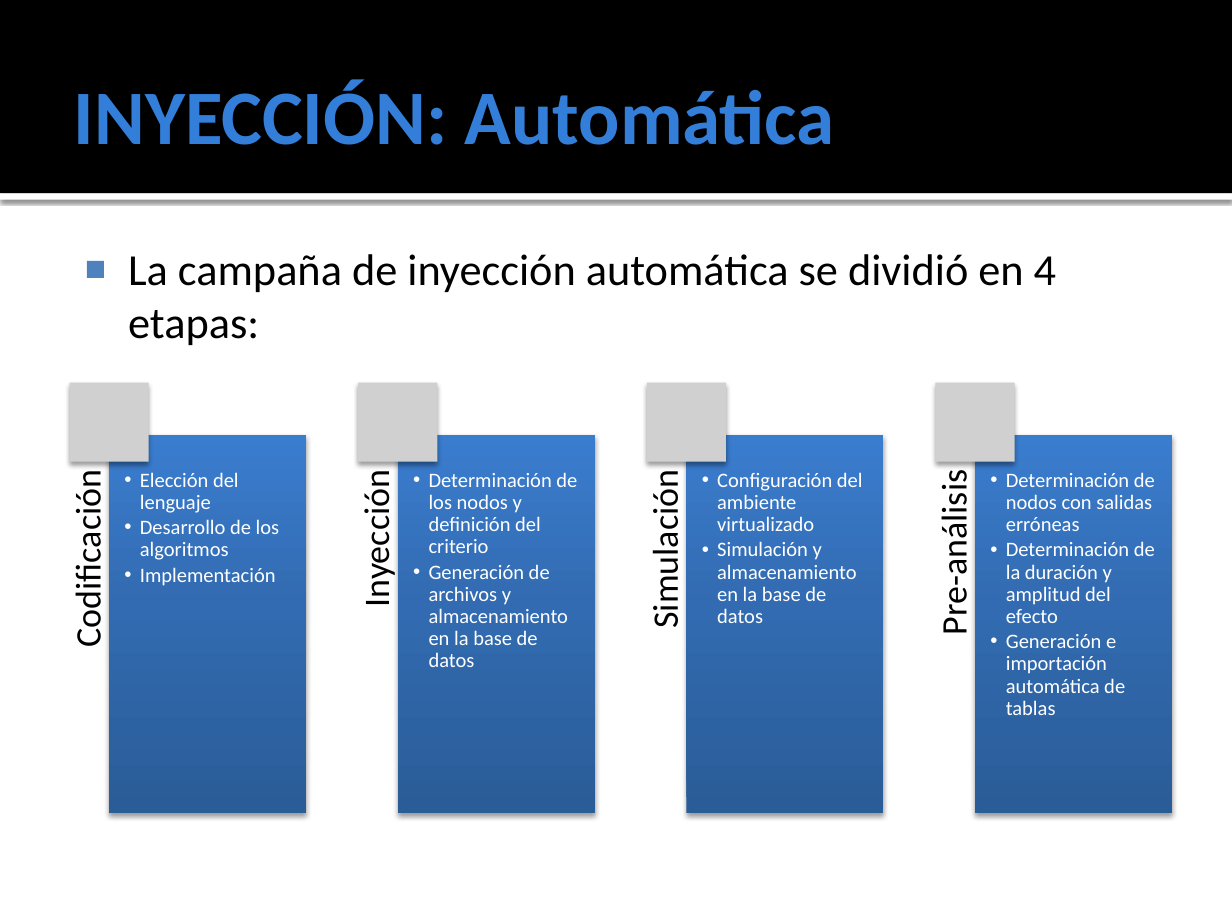
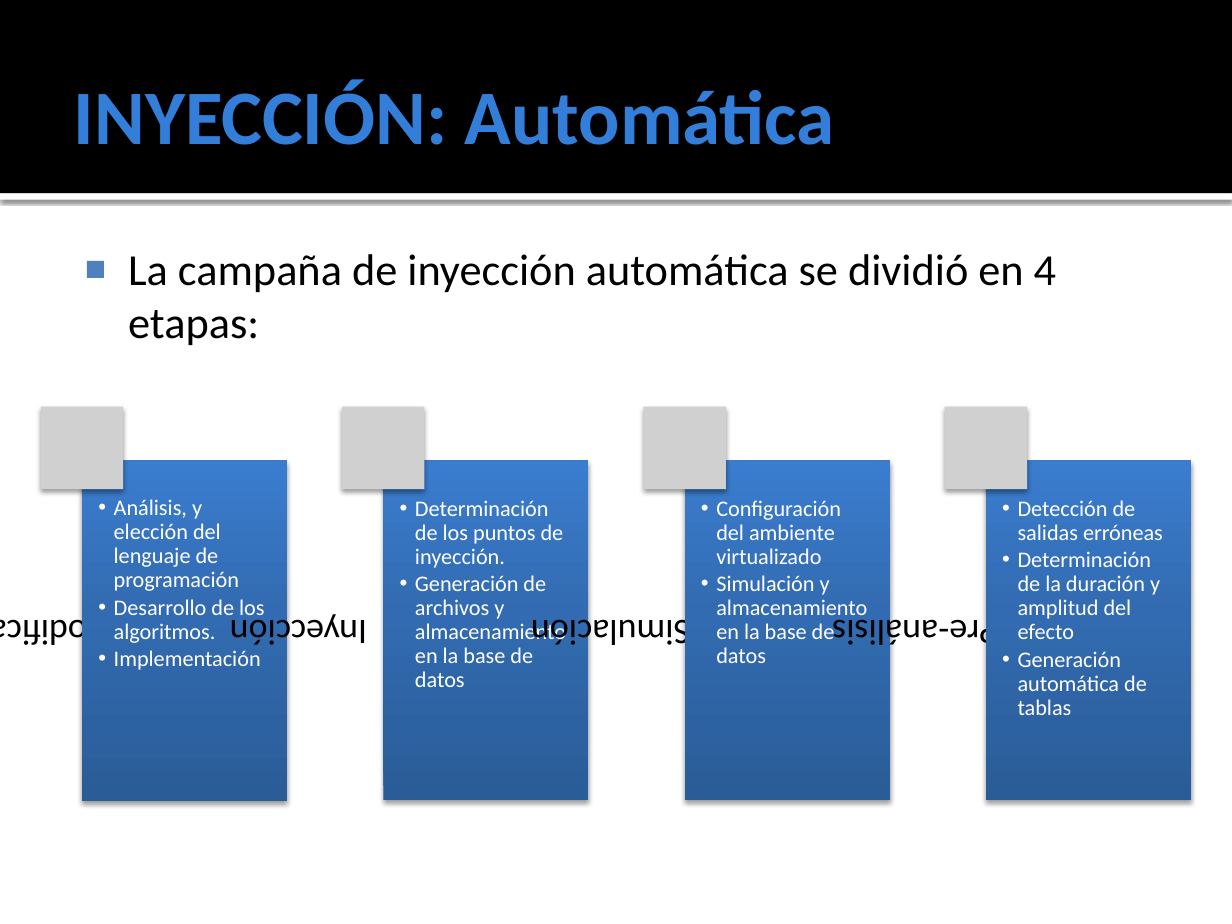
Before and after one commit to ginotkj/fiocs, a slide deck: slide 8 of Documentation/Documentacion/PRESENTACION_FACU.pptx. Drawn at 1232x924 pixels with LibreOffice and Linux fonts; fonts in the diff are those of the drawing; grey boxes stand for pictures. Boxes give left, top, right and bottom in pixels: in the first picture for what was removed or moved away, otherwise in the second. Text is boxed around its words. In the diff, an @@ line names an element or a change of style, - is before the commit and + after.

```diff
--- a/Documentation/Documentacion/PRESENTACION_FACU.pptx
+++ b/Documentation/Documentacion/PRESENTACION_FACU.pptx
@@ picture removed at [69, 382, 148, 461] @@
@@ picture removed at [359, 382, 437, 461] @@
@@ picture removed at [647, 382, 726, 461] @@
@@ picture added at [41, 407, 123, 489] @@
@@ picture added at [342, 407, 425, 489] @@
@@ picture added at [643, 407, 726, 489] @@
@@ picture: place and size @@
-picture at [935, 382, 1014, 461]
+picture at [945, 407, 1027, 489]
@@ text "Análisis, y elección del lenguaje ...": place and size @@
-text "Análisis, y elección del lenguaje ..." at [140, 472, 280, 586]
+text "Análisis, y elección del lenguaje ..." at [114, 499, 264, 670]
@@ rectangle: place and size @@
-rectangle at [110, 435, 307, 813]
+rectangle at [83, 460, 288, 801]
@@ text "Determinación de los puntos de ...": place and size @@
-text "Determinación de los puntos de ..." at [429, 472, 577, 667]
+text "Determinación de los puntos de ..." at [415, 500, 566, 687]
@@ rectangle: place and size @@
-rectangle at [398, 435, 595, 813]
+rectangle at [383, 461, 589, 801]
@@ text "Configuración del ambiente virtualizado": place and size @@
-text "Configuración del ambiente virtualizado" at [717, 472, 863, 623]
+text "Configuración del ambiente virtualizado" at [716, 500, 867, 663]
@@ text "Configuración del ambiente virtualizado" at [716, 500, 867, 663]: size 12 to 13 pt @@
@@ rectangle: place and size @@
-rectangle at [686, 435, 883, 813]
+rectangle at [685, 461, 891, 801]
@@ text "Detección de salidas erróneas": place and size @@
-text "Detección de salidas erróneas" at [1006, 472, 1155, 715]
+text "Detección de salidas erróneas" at [1018, 500, 1163, 715]
@@ rectangle: place and size @@
-rectangle at [975, 435, 1172, 813]
+rectangle at [986, 461, 1191, 801]
@@ text at [114, 499, 264, 643]: text changed; size 12 to 13 pt @@
-  •• Elección del lenguaje
-  •• Desarrollo de los algoritmos
+  •• Análisis, y elección del lenguaje de programación
+  •• Desarrollo de los algoritmos.
@@ text at [415, 500, 564, 568]: text changed; size 12 to 13 pt @@
-  •• Determinación de los nodos y definición del criterio
+  •• Determinación de los puntos de inyección.
@@ text at [1018, 500, 1163, 540]: text changed; size 12 to 13 pt @@
-  •• Determinación de nodos con salidas erróneas
+  •• Detección de salidas erróneas
@@ text at [1018, 551, 1160, 639]: size 12 to 13 pt in "Determinación de la duración y amplitud del ..." @@
@@ text at [415, 575, 566, 687]: size 12 to 13 pt in "Generación de archivos y almacenamiento en la ..." @@
@@ text "Codificación": place and size @@
-text "Codificación" at [66, 487, 110, 643]
+text "Codificación" at [0, 610, 230, 650]
@@ text "Inyección": place and size @@
-text "Inyección" at [355, 483, 399, 603]
+text "Inyección" at [230, 614, 367, 653]
@@ text "Simulación": place and size @@
-text "Simulación" at [644, 485, 688, 624]
+text "Simulación" at [531, 614, 690, 653]
@@ rotation 270 to 180 degrees in 4 elements at [0, 610, 230, 650], [230, 614, 367, 653], [531, 614, 690, 653], [832, 614, 998, 653] @@
@@ text "Pre-análisis": place and size @@
-text "Pre-análisis" at [932, 486, 976, 631]
+text "Pre-análisis" at [832, 614, 998, 653]
@@ text at [114, 650, 261, 670]: size 12 to 13 pt in "Implementación" @@
@@ text at [1018, 651, 1147, 715]: text changed; size 12 to 13 pt @@
-  •• Generación e importación automática de tablas
+  •• Generación automática de tablas
```
Also in this commit, not shown: 4 other slides changed, 1 other file.
